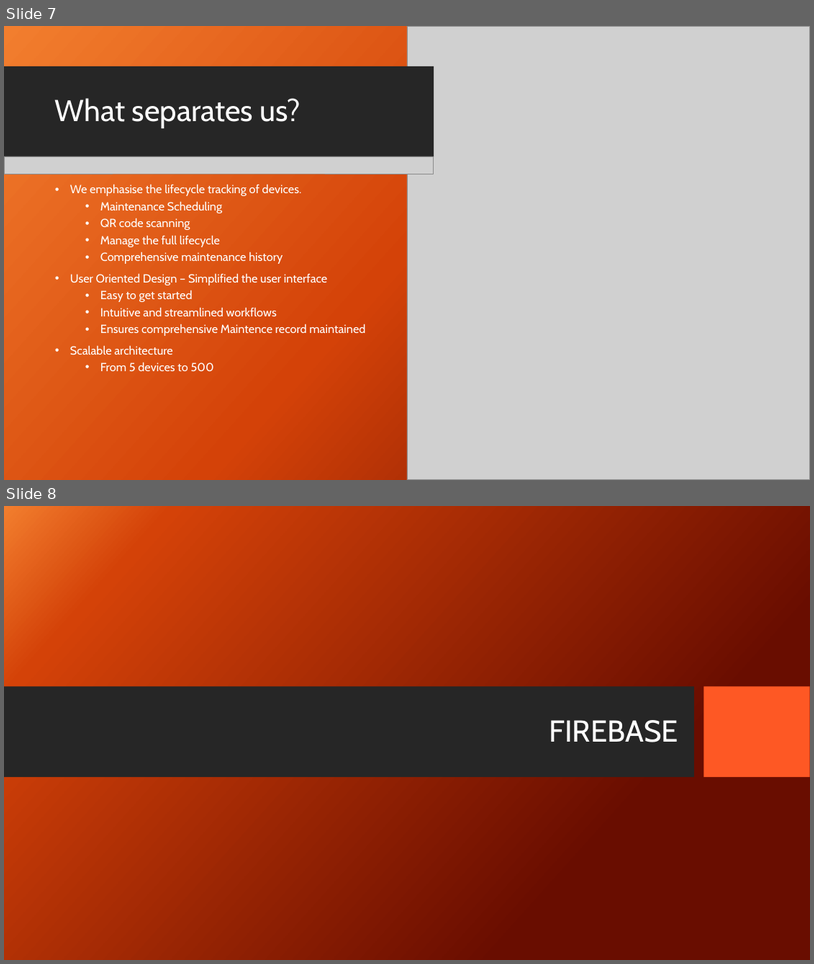
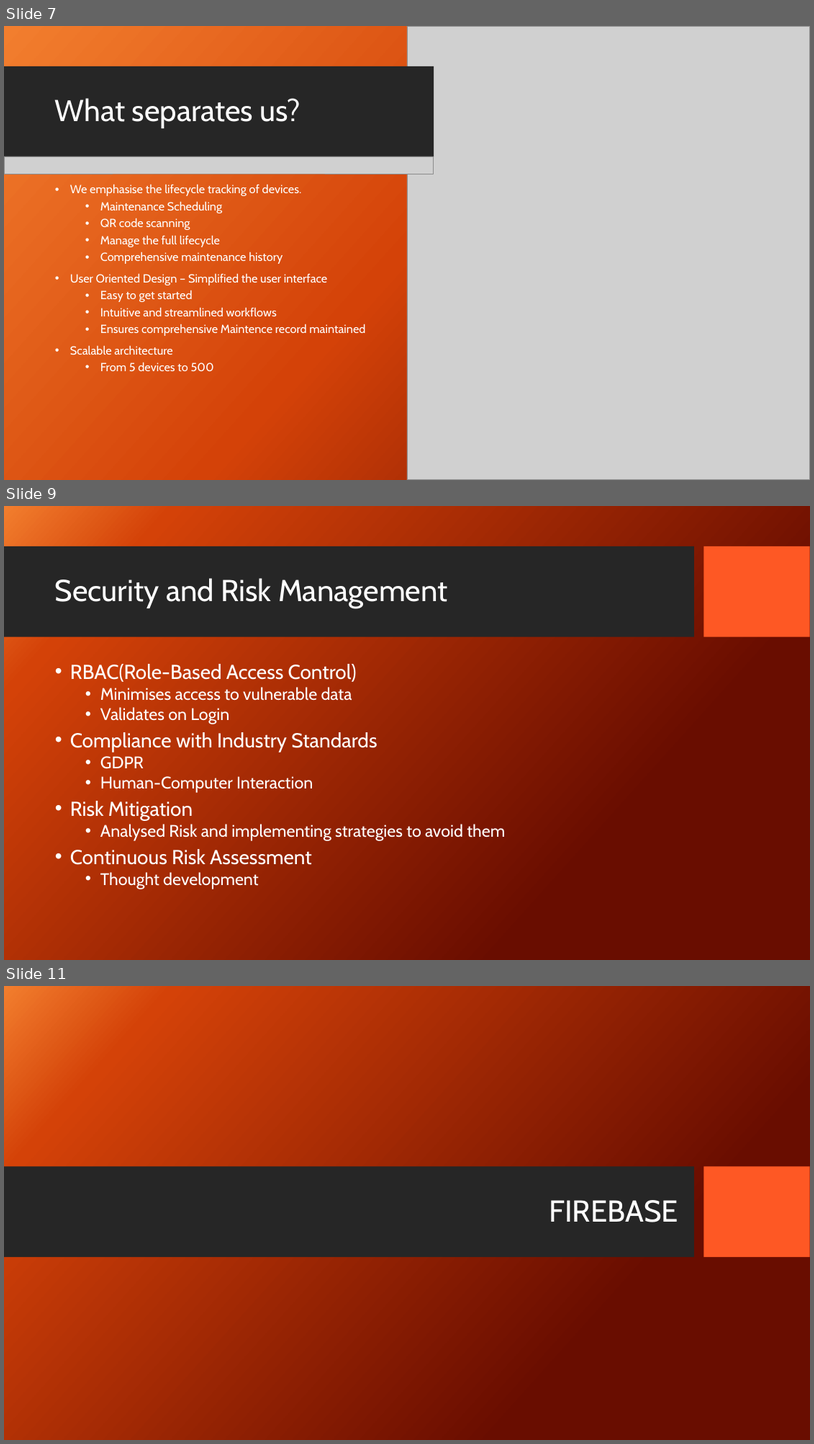
Before and after one commit to Niko-PL/Comp2003Project, a slide deck: Paper WOrk/Presentation.pptx. Shown one above the other, each under a label of ours: slides 7 and 8 before the commit, slides 7, 9 and 11 after it; the slides between them are not shown. The pictures are 814x964 and 814x1444 pixels, drawn with LibreOffice and Linux fonts; fonts in the diff are those of the drawing; grey boxes stand for pictures; background and template pictures are left out. Boxes give left, top, right and bottom in pixels: in the first picture for what was removed or moved away, otherwise in the second. Text is boxed around its words. In the diff, an @@ line names an element or a change of style, - is before the commit and + after.

```diff
--- a/Paper WOrk/Presentation.pptx
+++ b/Paper WOrk/Presentation.pptx
@@ slide 9 added at box(4, 506, 810, 960), background picture (left out); not listed: 2 template elements that a slide beside it also shows @@
@@ title added at box(55, 578, 448, 608), 36 pt, text #FFFFFF @@
+Security and Risk Management
@@ text added at box(70, 664, 505, 889), 20 pt, text #FFFFFF @@
+• RBAC(Role-Based Access Control)
+  • Minimises access to vulnerable data
+  • Validates on Login
+• Compliance with Industry Standards
+  • GDPR
+  • Human-Computer Interaction
+• Risk Mitigation
+  • Analysed Risk and implementing strategies to avoid them
+• Continuous Risk Assessment
+  • Thought development
@@ what was slide 8 is now slide 11 @@
```
Also in this commit, not shown: 2 other slides added, 1 other file.
